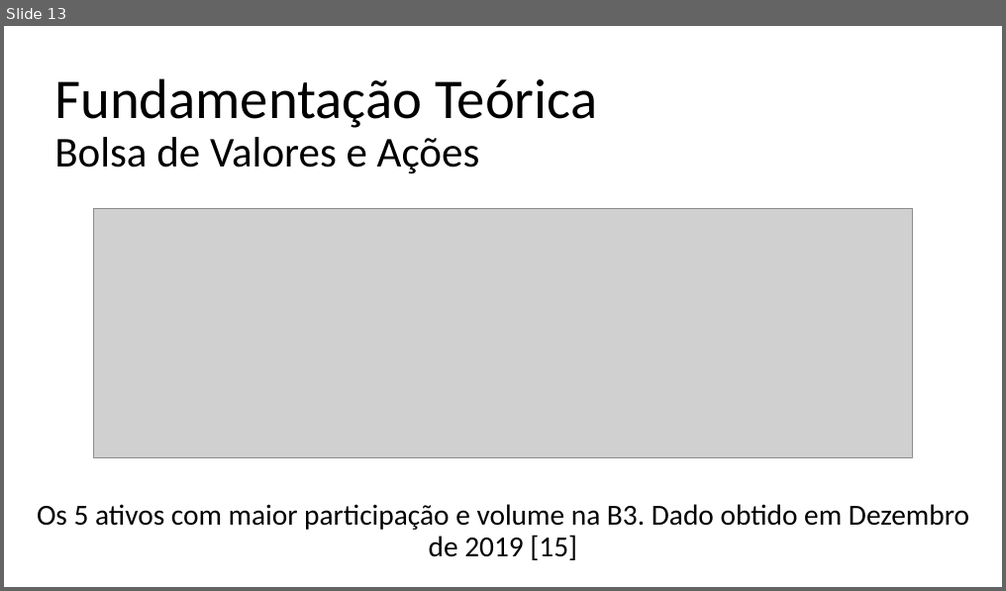
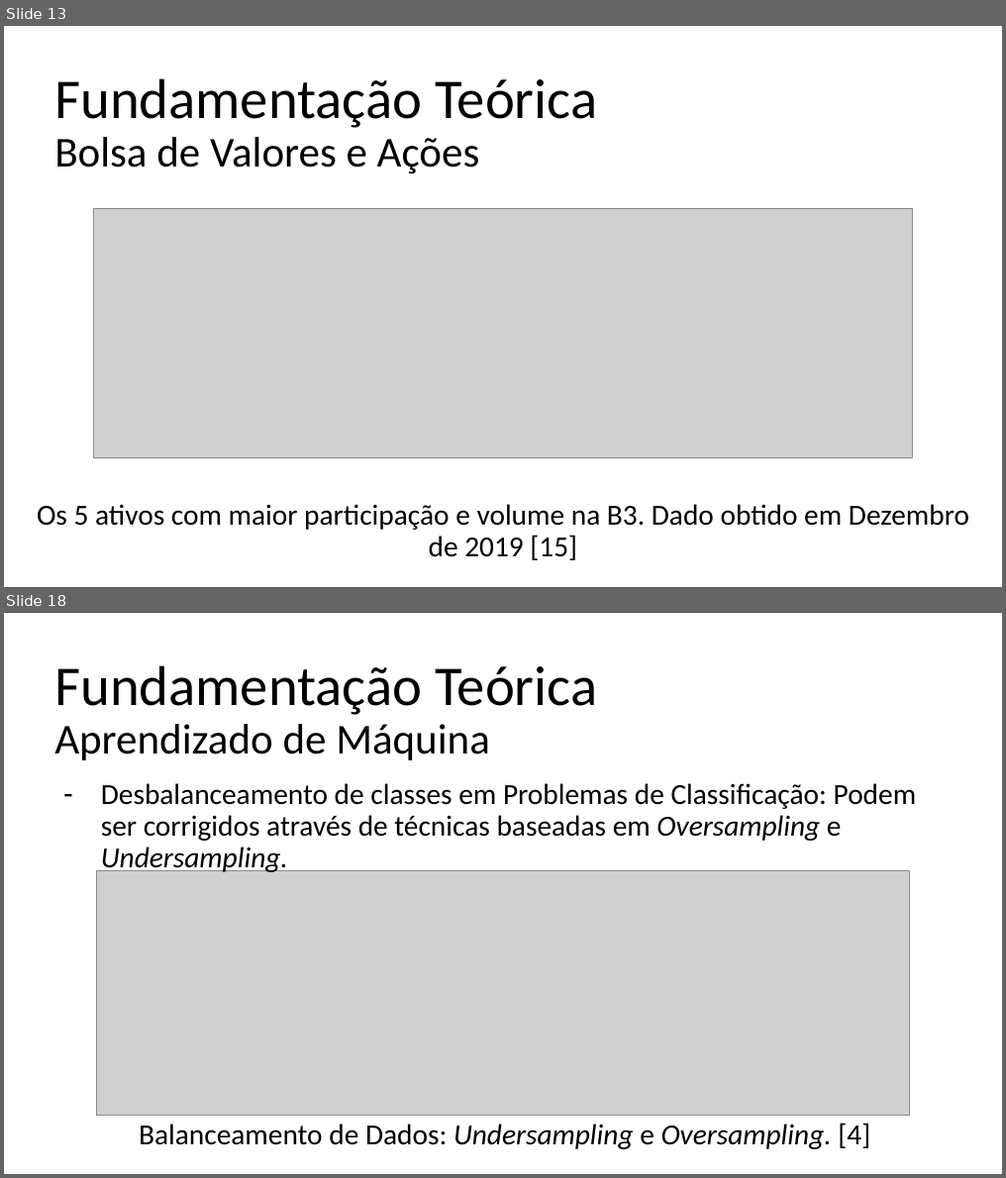
Before and after one commit to lgcanto/tcc, a slide deck: TCC_LGC_V1.pptx. Shown one above the other, each under a label of ours: slide 13 before the commit, slides 13 and 18 after it; the slides between them are not shown. The pictures are 1006x591 and 1006x1178 pixels, drawn with LibreOffice and Linux fonts; fonts in the diff are those of the drawing; grey boxes stand for pictures. Boxes give left, top, right and bottom in pixels: in the first picture for what was removed or moved away, otherwise in the second. Text is boxed around its words. In the diff, an @@ line names an element or a change of style, - is before the commit and + after.

```diff
--- a/TCC_LGC_V1.pptx
+++ b/TCC_LGC_V1.pptx
@@ slide 18 added at [4,613,1002,1174], background #FFFFFF @@
@@ title added at [54,665,597,761], 54 pt, text #000000 @@
+Fundamentação Teórica
+Aprendizado de Máquina
@@ subtitle added at [101,783,917,874], 28 pt, text #000000 @@
+– Desbalanceamento de classes em Problemas de Classificação: Podem ser corrigidos através de técnicas baseadas em Oversampling e Undersampling.
@@ picture added at [96,870,910,1115] @@
@@ text added at [139,1123,870,1150], 28 pt, text #000000, italic @@
+Balanceamento de Dados: Undersampling e Oversampling. [4]
```
Also in this commit, not shown: 2 slides changed, 28 other slides added, 2 slides removed.
